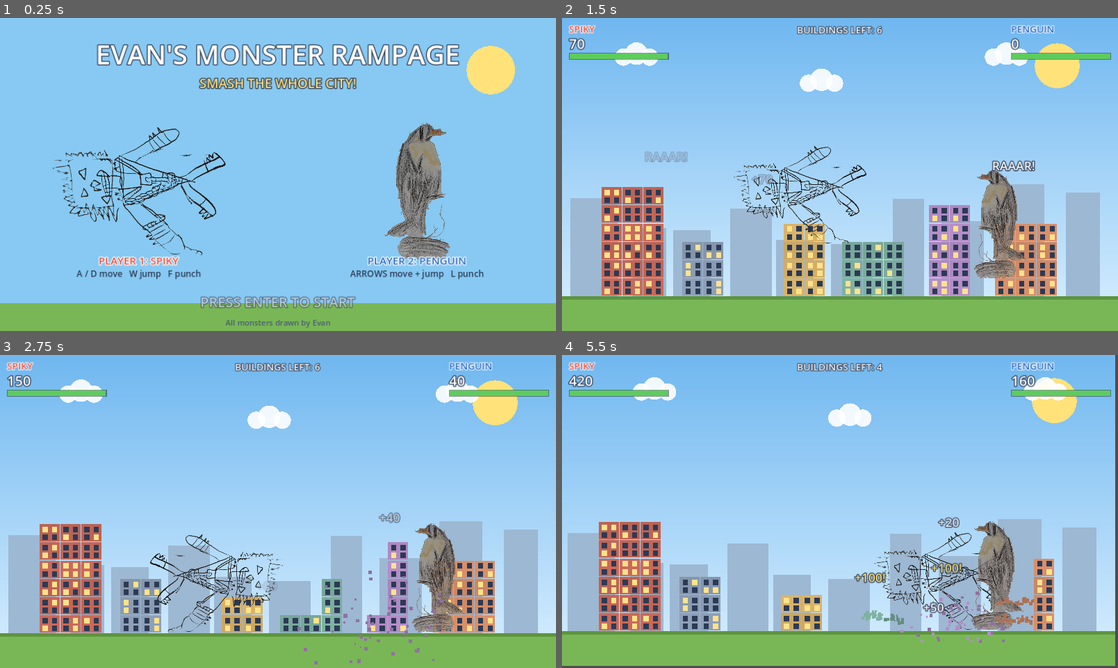
Above: before the commit, frames 1-4 (two rows, left to right).
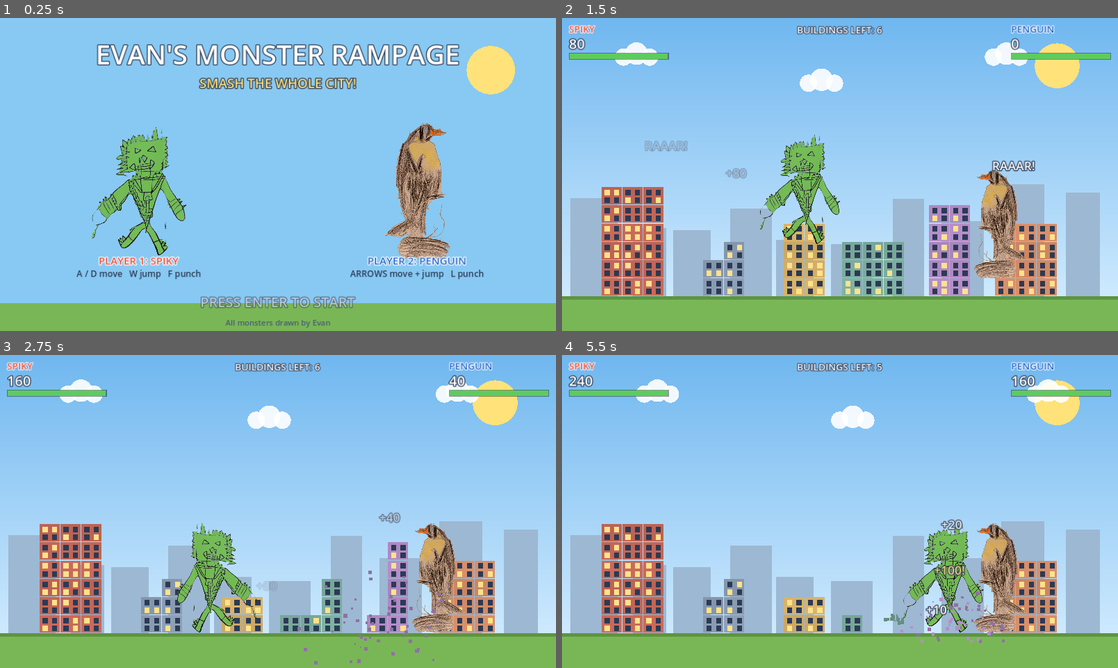
Above: after the commit, the same moments.

Repository: wilker16/evanGame
Game: Godot game, scene res://scenes/Main.tscn
Same seed, same stepped clock (60 frames per second), same inputs: the game is played once before the commit and once after it.
Inputs:
- Up to frame 1 (0.25 s): no input
- Up to frame 2 (1.5 s): tap Enter (ui_accept) at 0.5 s; hold D (p1_right) from 0.53 s (still down); tap F (p1_punch) at 0.6 s; tap W (p1_jump) at 0.77 s; tap L (p2_punch) at 1.25 s; tap Left (p2_left) at 1.35 s
- Up to frame 3 (2.75 s): tap W (p1_jump) at 1.52 s; release D (p1_right) at 2.03 s; hold A (p1_left) from 2.03 s (still down); tap L (p2_punch) at 2.1 s
- Up to frame 4 (5.5 s): release A (p1_left) at 2.78 s; hold D (p1_right) 2.78-4.28 s; tap Right (p2_right) at 2.85 s; tap W (p1_jump) at 3.02, 3.77, 4.52 s; tap F (p1_punch) at 3.6 s; hold A (p1_left) 4.28-5.03 s; tap Left (p2_left) at 4.35 s; hold D (p1_right) from 5.03 s (still down); tap L (p2_punch) at 5.1 s

The runs differ from the first frame. In frame 1, 6.0% of the frame differs, in the area x 9-81%, y 33-78%; in frame 2, 5.8%; in frame 3, 5.0%; in frame 4, 16%, in the area x 0-100%, y 0-100%.

Commit message:
Stand Spiky upright and color both monsters in
- Rotate the spiky monster 90 degrees so he stands up instead of lying sideways
- Fill his enclosed line-art regions with green marker-style color
- Boost the penguin's saturation/contrast and make his body fully opaque

Co-Authored-By: Claude Fable 5 <noreply@anthropic.com>
Claude-Session: https://claude.ai/code/session_01FwEGVqtBjhbHvqa9CgcyMt

Diff:
--- a/scripts/game.gd
+++ b/scripts/game.gd
@@ -144,7 +144,7 @@
 		x += cols * BuildingScript.CHUNK_W + randf_range(28.0, 60.0)
 
 func _spawn_monsters() -> void:
-	var m1 = MonsterScript.new(self, 1, "res://art/monster_spiky.png", "p1", "SPIKY", 230.0)
+	var m1 = MonsterScript.new(self, 1, "res://art/monster_spiky.png", "p1", "SPIKY", 255.0)
 	m1.position = Vector2(240, GROUND_Y - 2.0)
 	add_child(m1)
 	var m2 = MonsterScript.new(self, 2, "res://art/monster_penguin.png", "p2", "PENGUIN", 255.0)
Binary file changed: art/monster_penguin.png
Binary file changed: art/monster_spiky.png
Binary file changed: art/originals/preview_penguin.png
Binary file changed: art/originals/preview_spiky.png
Not shown, changed: tools/extract_sprites.py
